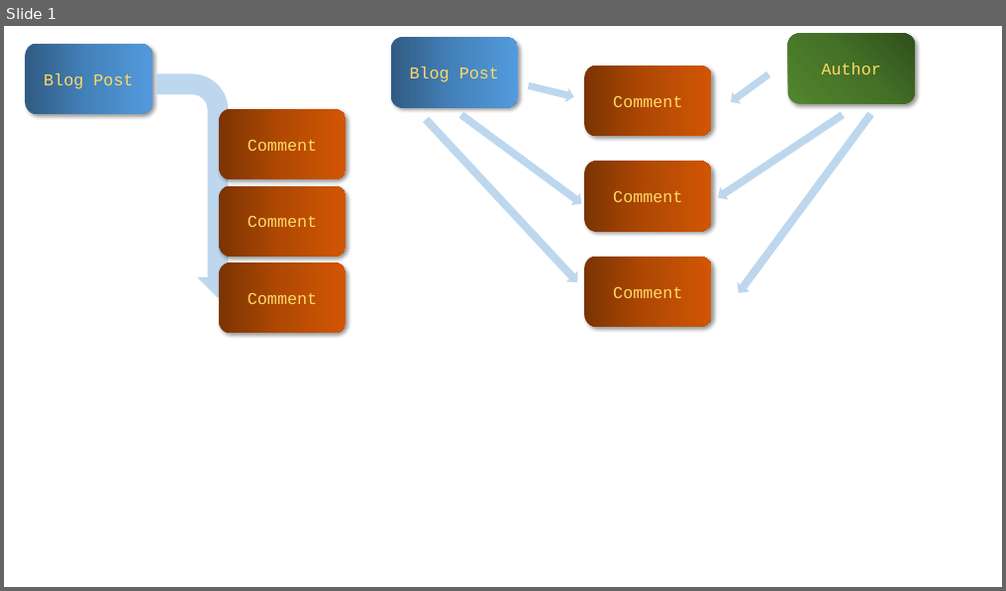
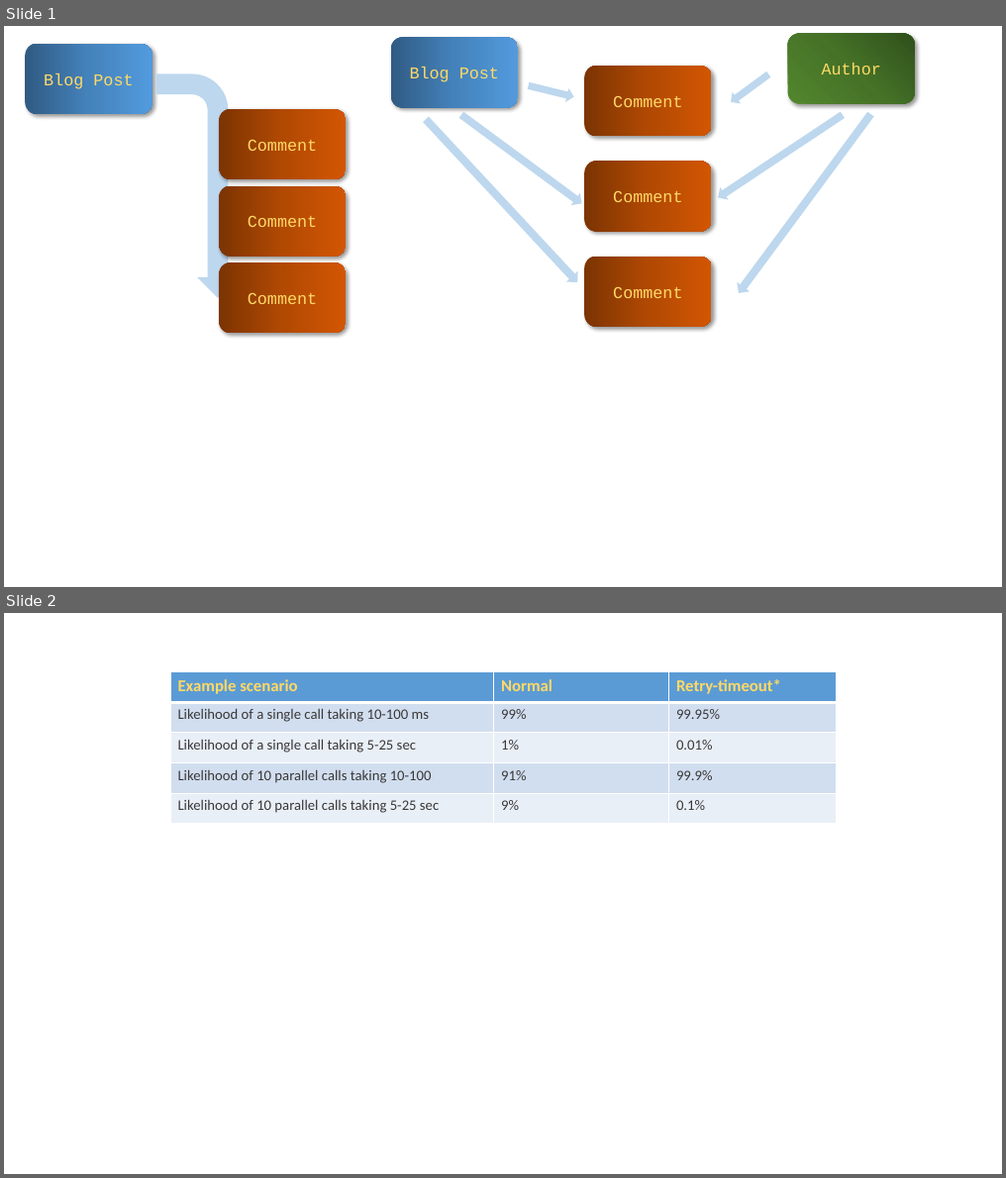
Before and after one commit to aliostad/PublicImages, a slide deck: diagrams/Diagrams.pptx. Shown one above the other, each under a label of ours: slide 1 before the commit, slides 1 and 2 after it. The pictures are 1006x591 and 1006x1178 pixels, drawn with LibreOffice and Linux fonts; fonts in the diff are those of the drawing. Boxes give left, top, right and bottom in pixels: in the first picture for what was removed or moved away, otherwise in the second. Text is boxed around its words. In the diff, an @@ line names an element or a change of style, - is before the commit and + after.

```diff
--- a/diagrams/Diagrams.pptx
+++ b/diagrams/Diagrams.pptx
@@ slide 2 added at [4,613,1002,1174], background #FFFFFF @@
@@ table added at [170,672,836,824], 5 rows, 3 columns @@
+Example scenario | Normal | Retry-timeout*
+Likelihood of a single call taking 10-100 ms | 99% | 99.95%
+Likelihood of a single call taking 5-25 sec | 1% | 0.01%
+Likelihood of 10 parallel calls taking 10-100 | 91% | 99.9%
+Likelihood of 10 parallel calls taking 5-25 sec | 9% | 0.1%
```
Also in this commit, not shown: 2 other files.
